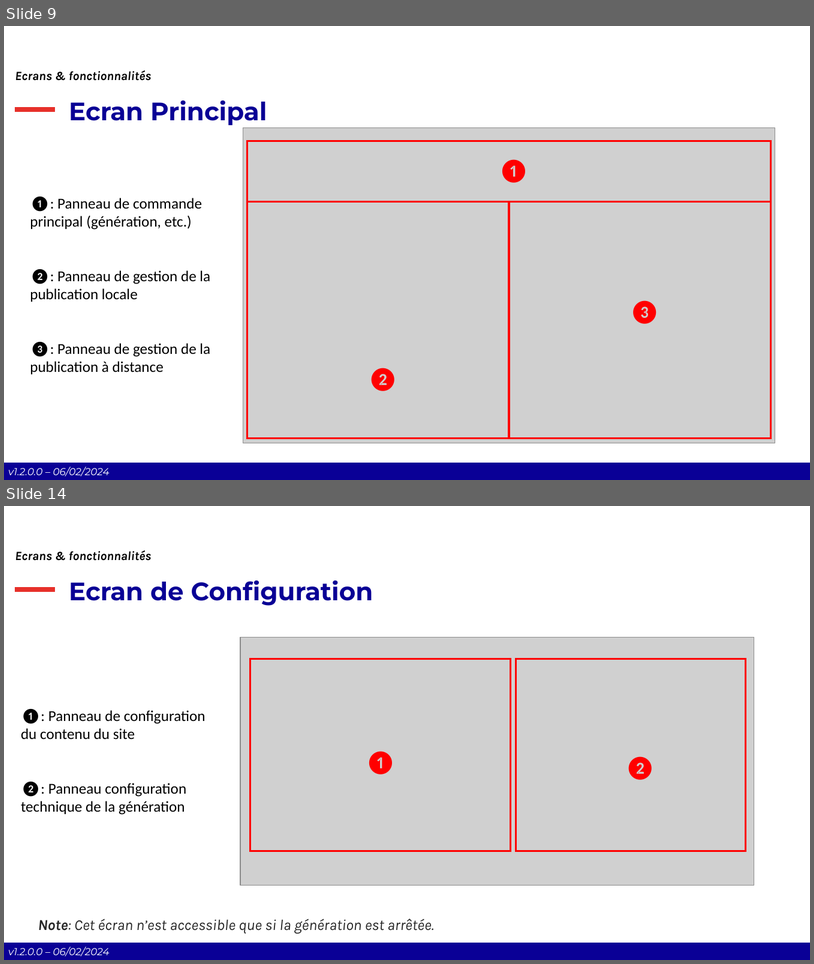
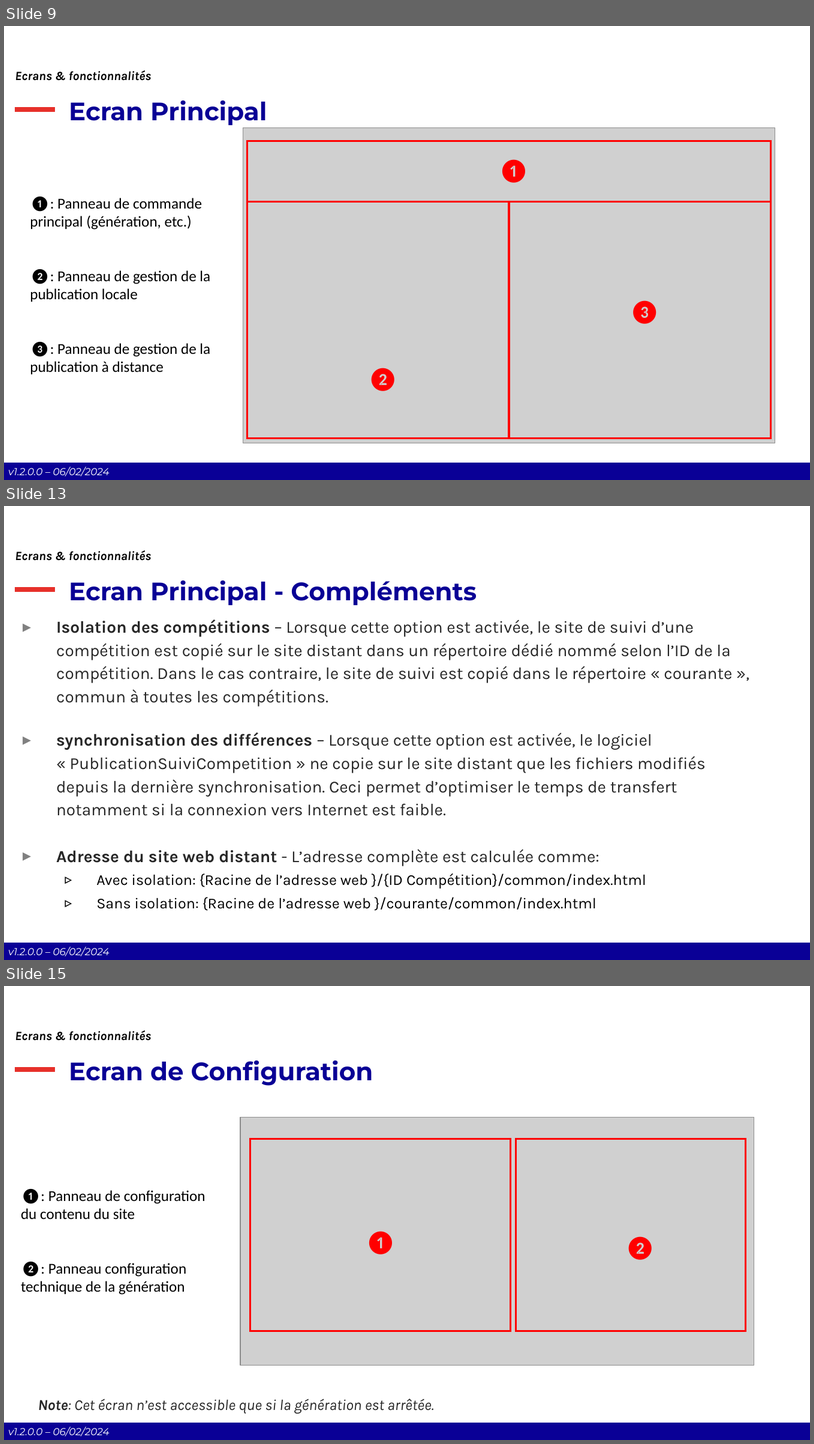
Before and after one commit to Comite-Rhone-Judo/PublicationSuiviCompetition, a slide deck: AppPublication/Documentation/PublicationSuiviCompetition - Manuel d'utilisation.pptx. Shown one above the other, each under a label of ours: slides 9 and 14 before the commit, slides 9, 13 and 15 after it; the slides between them are not shown. The pictures are 814x964 and 814x1444 pixels, drawn with LibreOffice and Linux fonts; fonts in the diff are those of the drawing; grey boxes stand for pictures; background and template pictures are left out. Boxes give left, top, right and bottom in pixels: in the first picture for what was removed or moved away, otherwise in the second. Text is boxed around its words. In the diff, an @@ line names an element or a change of style, - is before the commit and + after.

```diff
--- a/AppPublication/Documentation/PublicationSuiviCompetition - Manuel d'utilisation.pptx
+++ b/AppPublication/Documentation/PublicationSuiviCompetition - Manuel d'utilisation.pptx
@@ slide 13 added at [4, 506, 810, 960], background #FFFFFF; not listed: 4 template elements that a slide beside it also shows @@
@@ text added at [15, 550, 152, 561], 15 pt, text #000000, bold, italic @@
+Ecrans & fonctionnalités
@@ title added at [69, 580, 477, 605], 30 pt, text #090095, bold @@
+Ecran Principal - Compléments
@@ text added at [56, 619, 732, 888], 20 pt, text #262626 @@
+▸ Isolation des compétitions – Lorsque cette option est activée, le site de suivi d’une compétition est copié sur le site distant dans un répertoire dédié nommé selon l’ID de la compétition. Dans le cas contraire, le site de suivi est copié dans le répertoire « courante », commun à toutes les compétitions.
+▸ synchronisation des différences – Lorsque cette option est activée, le logiciel « PublicationSuiviCompetition » ne copie sur le site distant que les fichiers modifiés depuis la dernière synchronisation. Ceci permet d’optimiser le temps de transfert notamment si la connexion vers Internet est faible.
+▸ Adresse du site web distant - L’adresse complète est calculée comme:
+  ▹ Avec isolation: {Racine de l’adresse web }/{ID Compétition}/common/index.html
+  ▹ Sans isolation: {Racine de l’adresse web }/courante/common/index.html
@@ what was slide 14 is now slide 15 @@
```
Also in this commit, not shown: 6 slides changed, 11 other slides added, 1 slide removed, 8 other files.
